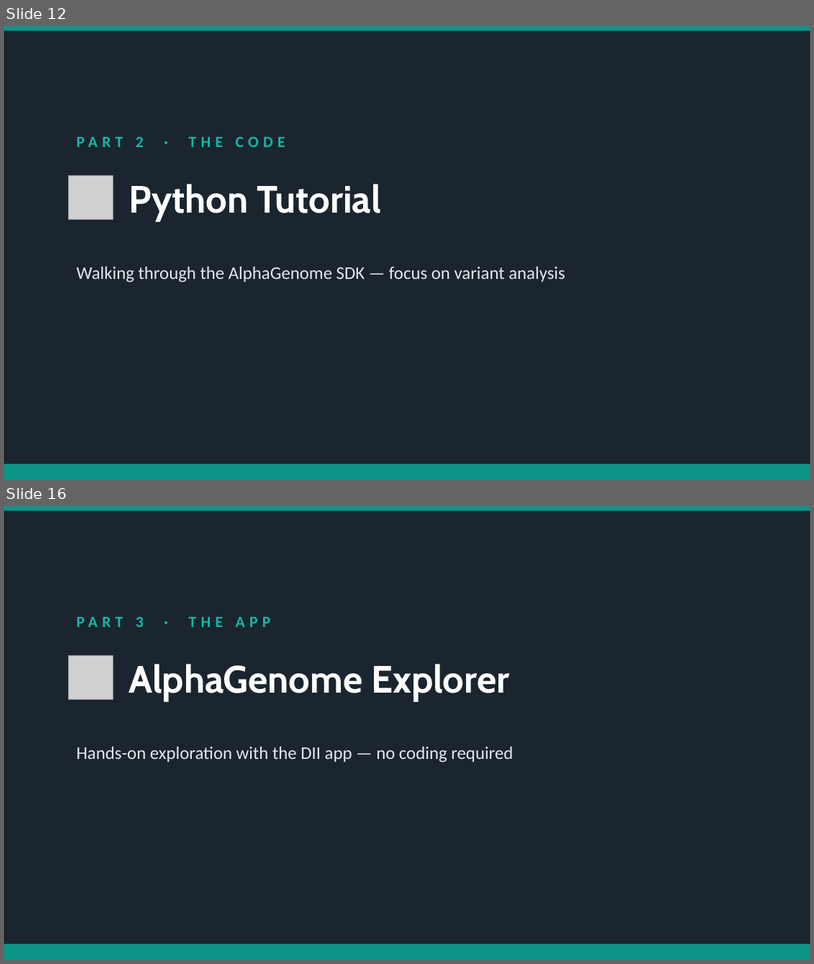
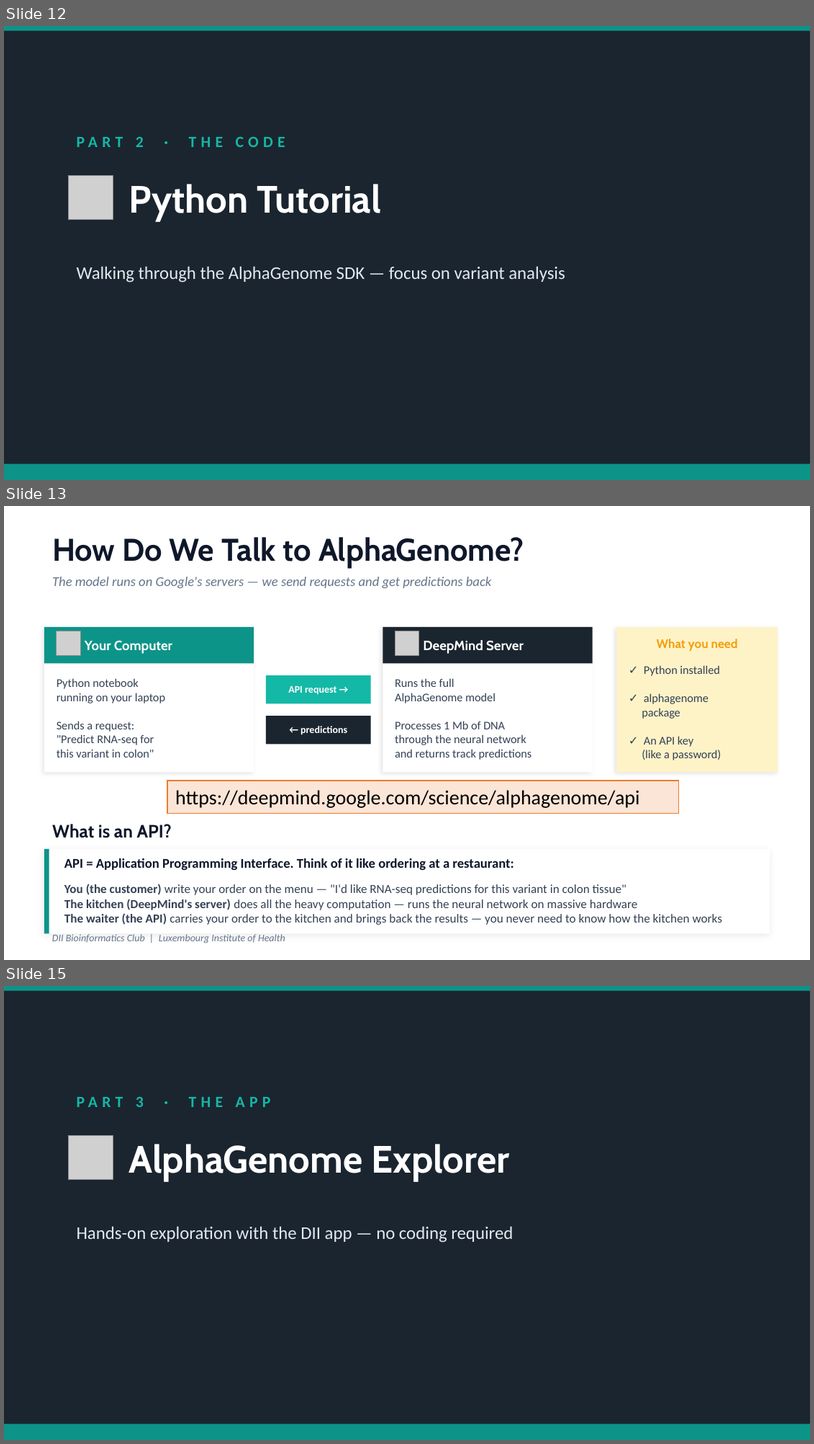
Before and after one commit to JosephLongworth/AlphaGenome-Explorer, a slide deck: DII_Bioinformatics_club/AlphaGenome_Teaching_Slides.pptx. Shown one above the other, each under a label of ours: slides 12 and 16 before the commit, slides 12, 13 and 15 after it; the slides between them are not shown. The pictures are 814x964 and 814x1444 pixels, drawn with LibreOffice and Linux fonts; fonts in the diff are those of the drawing; grey boxes stand for pictures. Boxes give left, top, right and bottom in pixels: in the first picture for what was removed or moved away, otherwise in the second. Text is boxed around its words. In the diff, an @@ line names an element or a change of style, - is before the commit and + after.

Commit message:
Update AlphaGenome teaching slides and add temp lock file

```diff
--- a/DII_Bioinformatics_club/AlphaGenome_Teaching_Slides.pptx
+++ b/DII_Bioinformatics_club/AlphaGenome_Teaching_Slides.pptx
@@ slide 13 added at [4, 506, 810, 960], background #FFFFFF @@
@@ text added at [52, 537, 525, 568], 28 pt, text #0F172A, bold @@
+How Do We Talk to AlphaGenome?
@@ text added at [52, 577, 491, 588], 12 pt, text #64748B, italic @@
+The model runs on Google's servers — we send requests and get predictions back
@@ rectangle added at [44, 627, 254, 772], fill #FFFFFF @@
@@ rectangle added at [44, 627, 254, 663], fill #0D9488 @@
@@ picture added at [57, 631, 80, 655] @@
@@ rectangle added at [383, 627, 593, 772], fill #FFFFFF @@
@@ rectangle added at [383, 627, 593, 663], fill #1A252F @@
@@ picture added at [395, 631, 419, 655] @@
@@ rectangle added at [617, 627, 778, 772], fill #FEF3C7 @@
@@ text added at [85, 640, 172, 654], 12 pt, text #FFFFFF, bold @@
+Your Computer
@@ text added at [423, 640, 524, 654], 12 pt, text #FFFFFF, bold @@
+DeepMind Server
@@ text added at [657, 638, 738, 651], 11 pt, text #F59E0B, bold @@
+What you need
@@ text added at [57, 678, 165, 757], 10.5 pt, text #334155 @@
+Python notebook
+running on your laptop
+Sends a request:
+"Predict RNA-seq for
+this variant in colon"
@@ rectangle added at [266, 675, 371, 703], fill #14B8A6 @@
@@ text added at [395, 678, 532, 759], 10.5 pt, text #334155 @@
+Runs the full
+AlphaGenome model
+Processes 1 Mb of DNA
+through the neural network
+and returns track predictions
@@ text added at [642, 665, 722, 760], 10.5 pt, text #334155 @@
+✓ Python installed
+✓ alphagenome
+package
+✓ An API key
+(like a password)
@@ text added at [288, 686, 337, 695], 9 pt, text #FFFFFF, bold @@
+API request →
@@ rectangle added at [266, 716, 371, 744], fill #1A252F @@
@@ text added at [301, 726, 347, 735], 9 pt, text #FFFFFF, bold @@
+← predictions
@@ rectangle added at [167, 780, 679, 813], fill #FBE5D6, outline #ED7D31 1 pt, 18 pt, text #000000 @@
+https://deepmind.google.com/science/alphagenome/api
@@ text added at [52, 824, 172, 838], 16 pt, text #0F172A, bold @@
+What is an API?
@@ rectangle added at [44, 849, 770, 934], fill #FFFFFF @@
@@ rectangle added at [44, 849, 49, 934], fill #0D9488 @@
@@ text added at [64, 858, 514, 870], 12 pt, text #0F172A, bold @@
+API = Application Programming Interface. Think of it like ordering at a restaurant:
@@ text added at [64, 883, 723, 924], 11 pt, text #334155 @@
+You (the customer) write your order on the menu — "I'd like RNA-seq predictions for this variant in colon tissue"
+The kitchen (DeepMind's server) does all the heavy computation — runs the neural network on massive hardware
+The waiter (the API) carries your order to the kitchen and brings back the results — you never need to know how the kitchen works
@@ text added at [52, 934, 286, 943], 9 pt, text #64748B, italic @@
+DII Bioinformatics Club | Luxembourg Institute of Health
@@ what was slide 16 is now slide 15 @@
```
Also in this commit, not shown: 1 slide changed, 6 other slides added, 5 slides removed.
